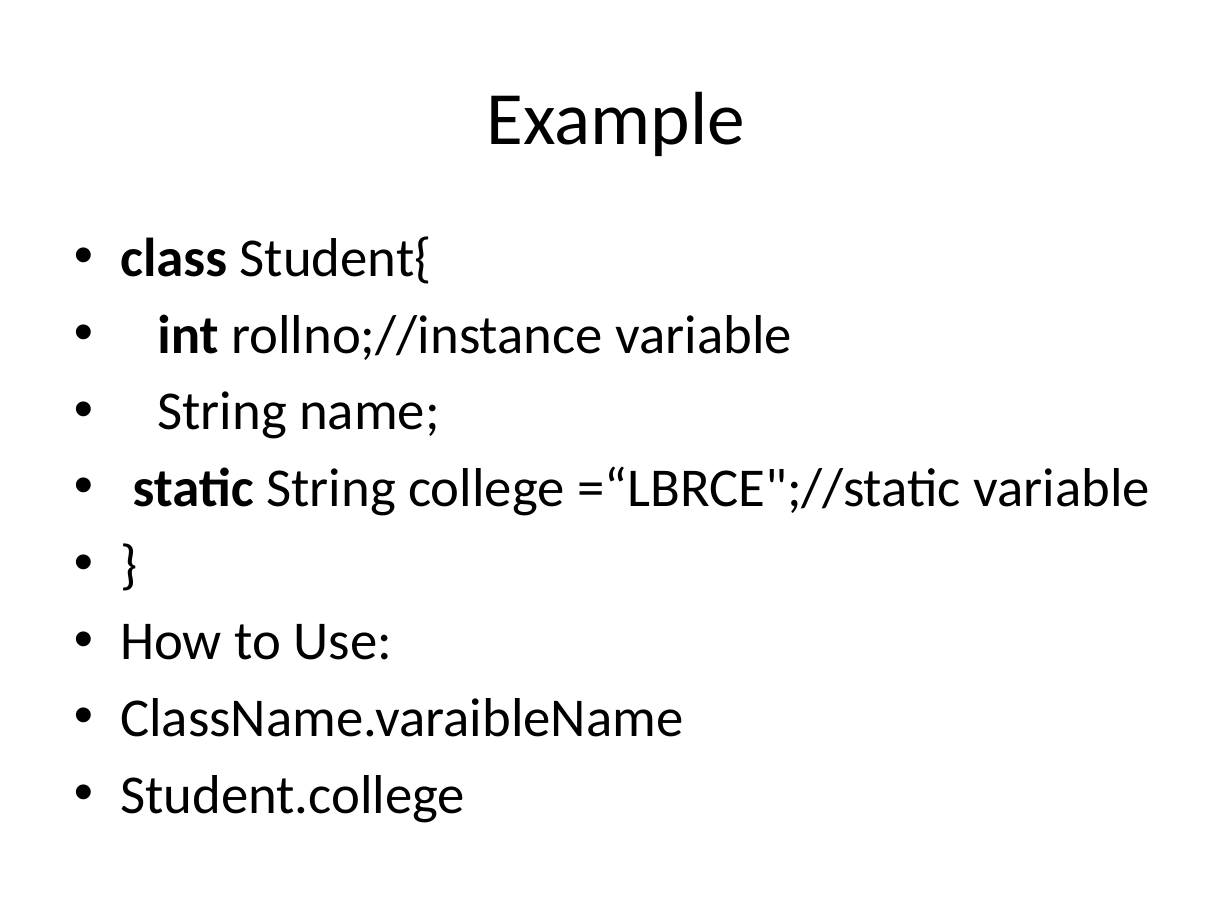
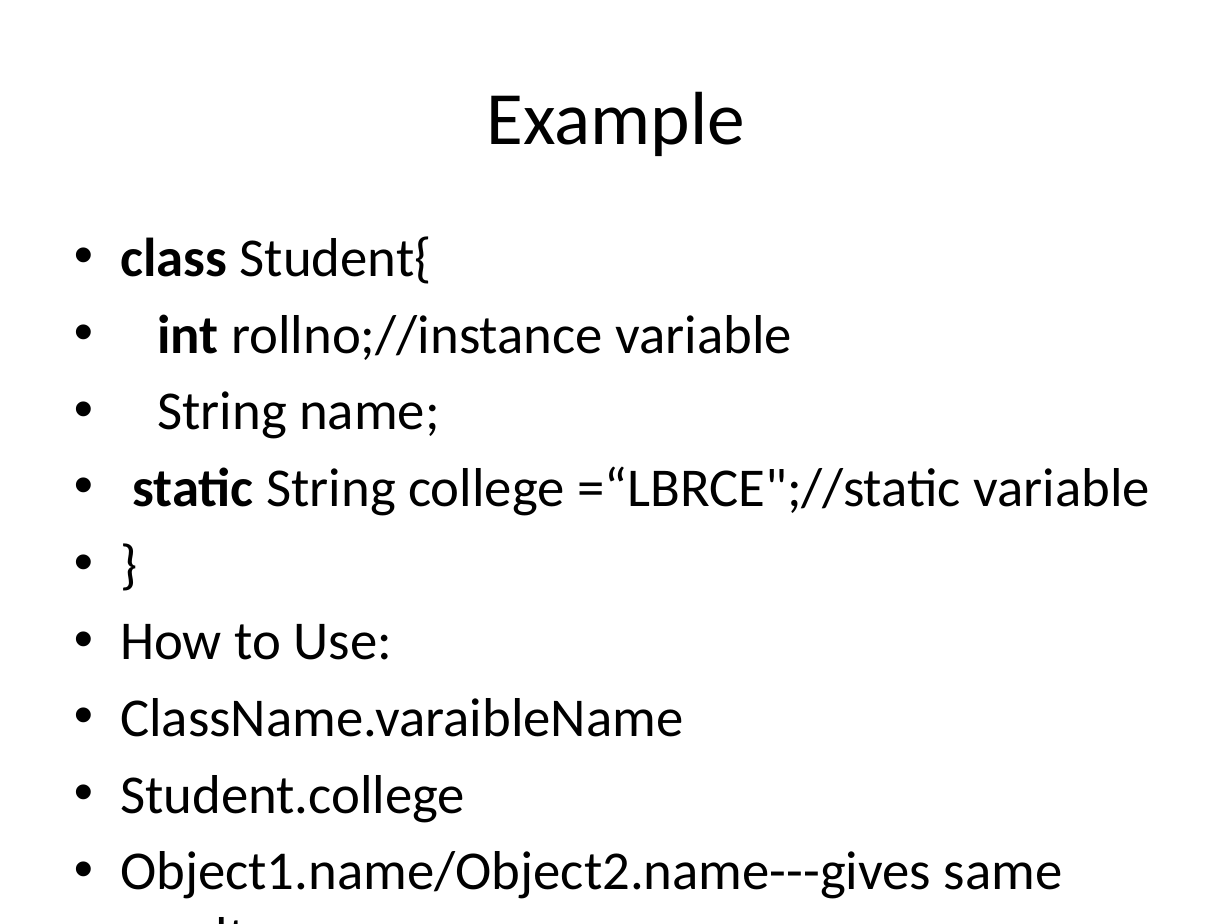
Before and after one commit to devipriyak/23-batch-III-SEM-JAVA, a slide deck: slide 6 of Static Keyword.pptx. Drawn at 1232x924 pixels with LibreOffice and Linux fonts; fonts in the diff are those of the drawing. Boxes give left, top, right and bottom in pixels: in the first picture for what was removed or moved away, otherwise in the second. Text is boxed around its words. In the diff, an @@ line names an element or a change of style, - is before the commit and + after.

```diff
--- a/Static Keyword.pptx
+++ b/Static Keyword.pptx
@@ text at <box>120,851,1063,899</box>: paragraph added @@
+• Object1.name/Object2.name---gives same result
```
Also in this commit, not shown: 5 other slides changed, 3 slides added, 3 slides removed.
